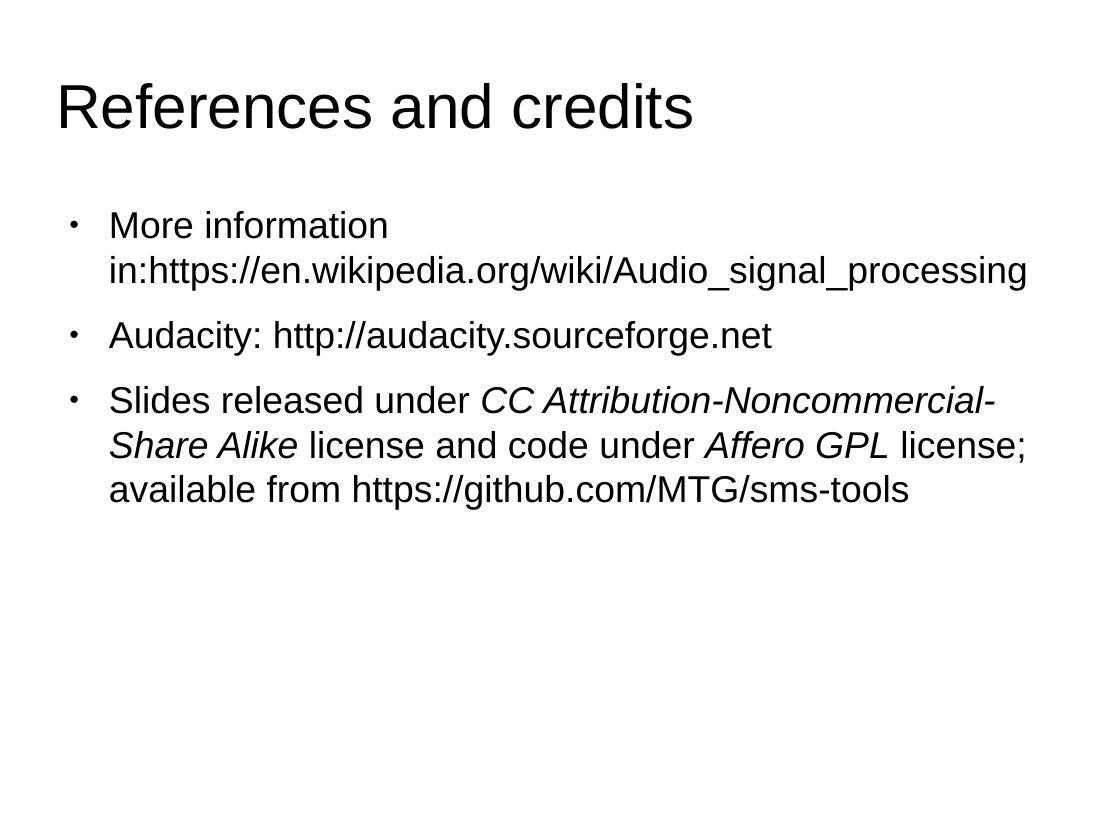
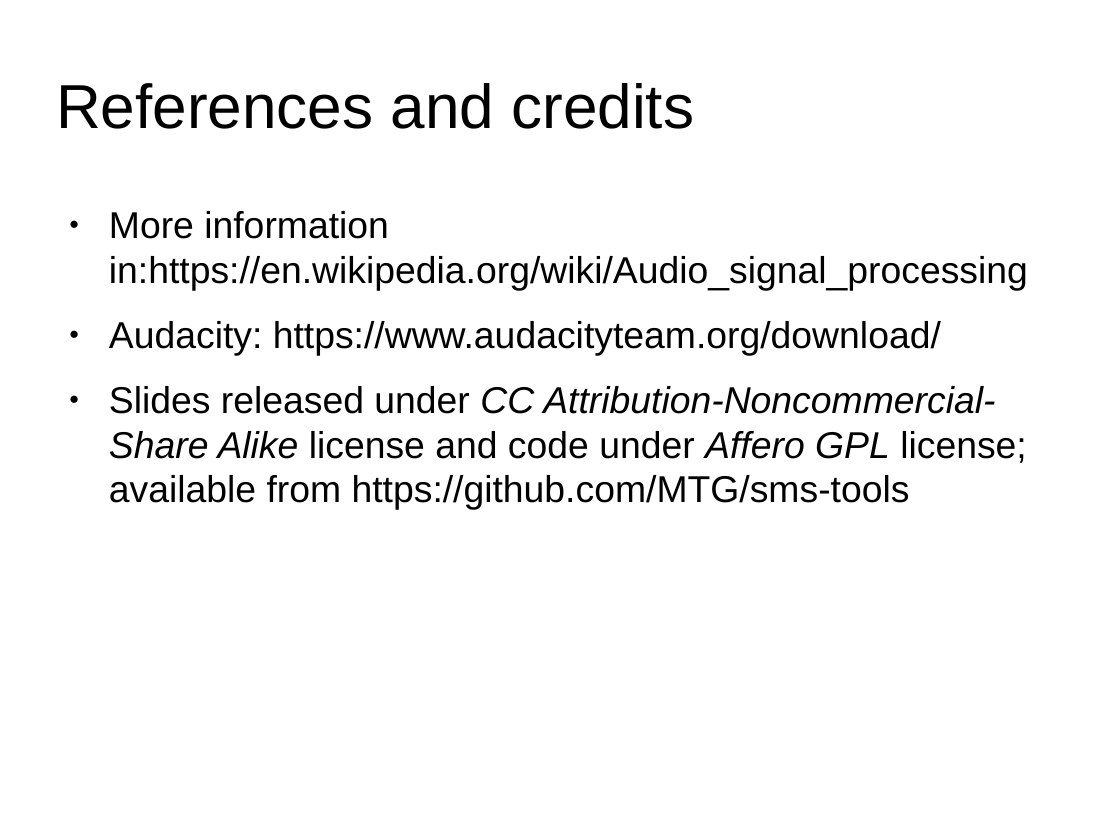
Before and after one commit to MTG/sms-tools, a slide deck: slide 10 of lectures/01-Introduction/1T2-Intro-to-DSP.odp. Drawn at 1120x840 pixels with LibreOffice and Linux fonts; fonts in the diff are those of the drawing. Boxes give left, top, right and bottom in pixels: in the first picture for what was removed or moved away, otherwise in the second. Text is boxed around its words. In the diff, an @@ line names an element or a change of style, - is before the commit and + after.

```diff
--- a/lectures/01-Introduction/1T2-Intro-to-DSP.odp
+++ b/lectures/01-Introduction/1T2-Intro-to-DSP.odp
@@ text at box(109, 321, 941, 356): text changed @@
-● Audacity: http://audacity.sourceforge.net
+● Audacity: https://www.audacityteam.org/download/
```
Also in this commit, not shown: 2 other files.
